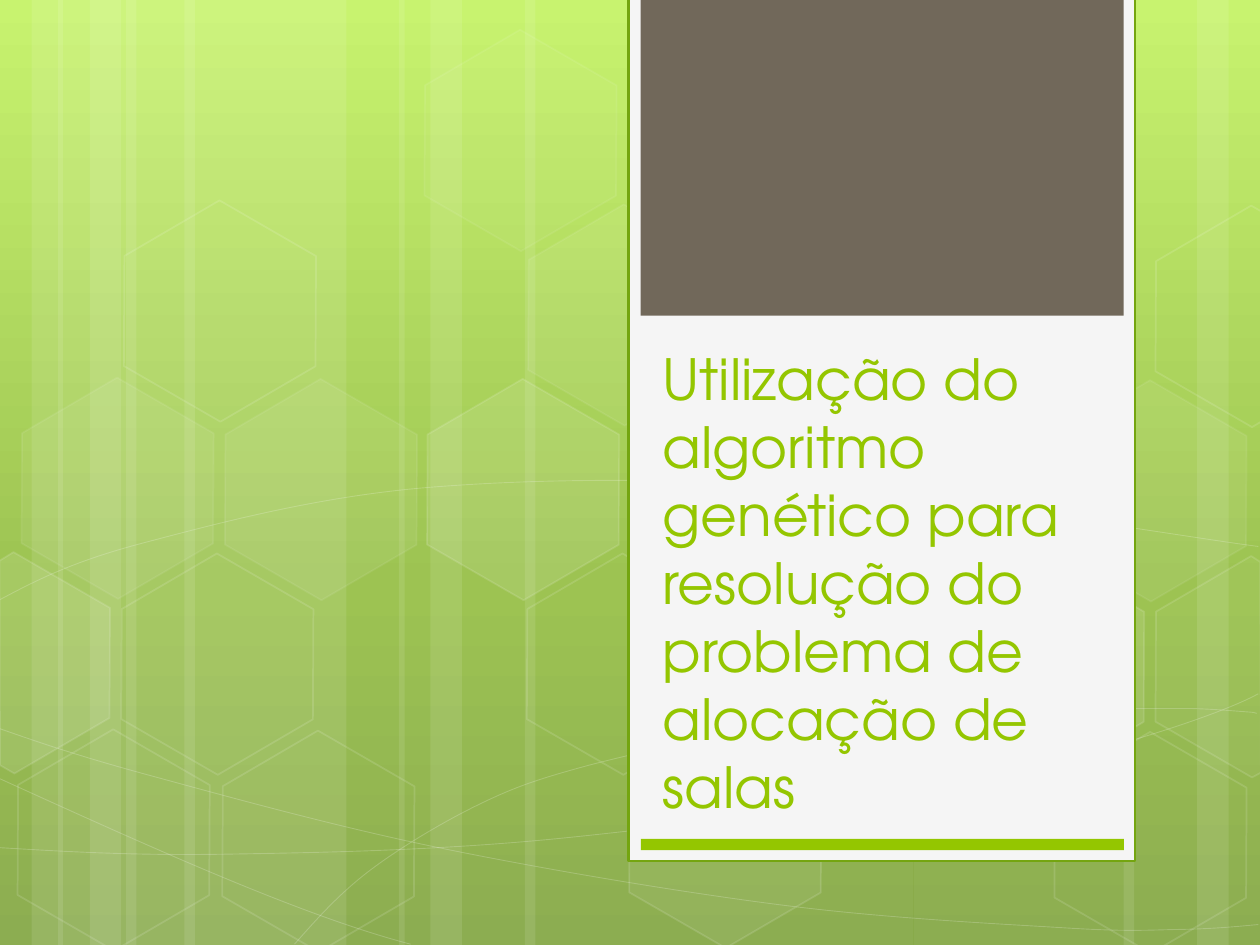
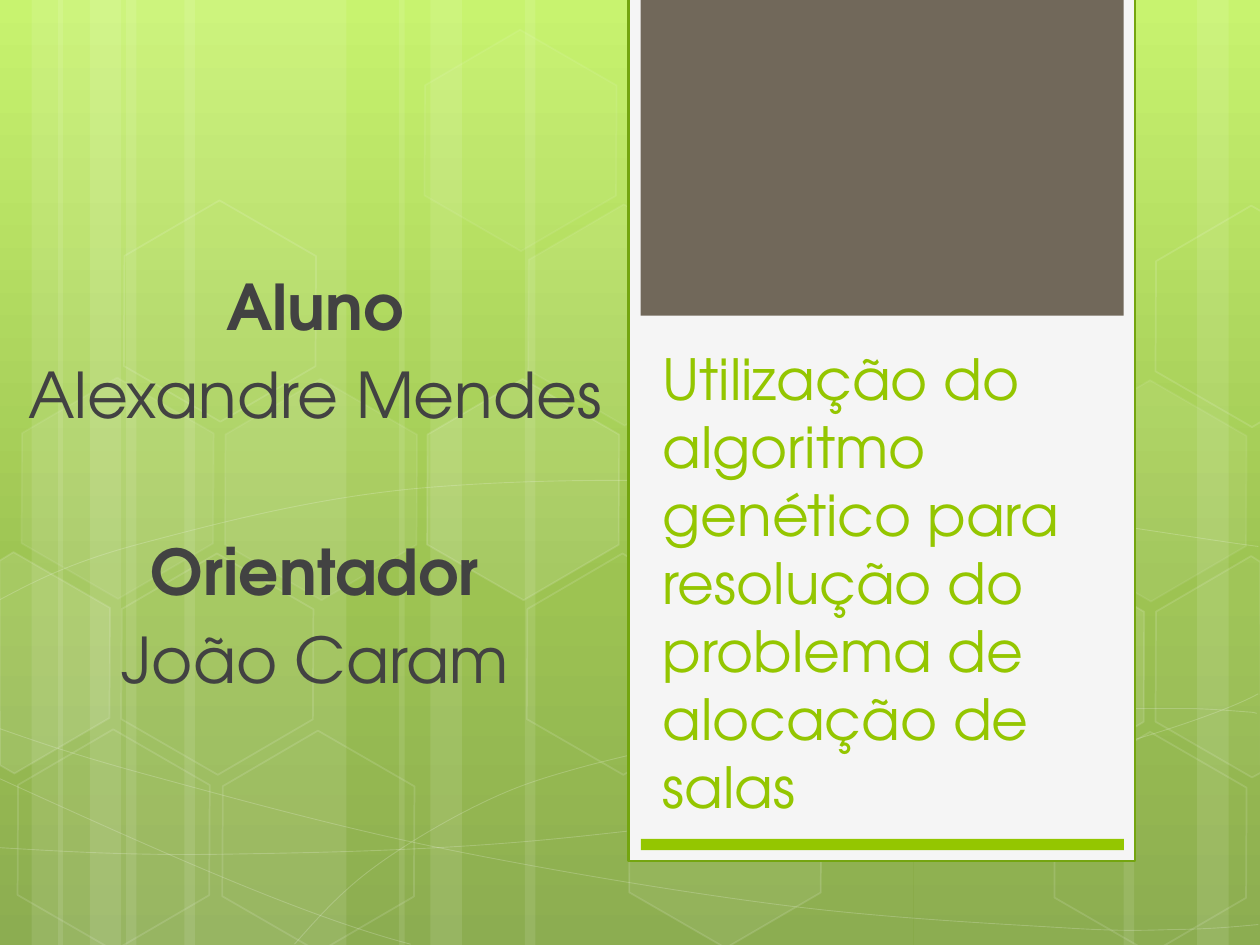
Before and after one commit to alexandregme/tcc2, a slide deck: slide 1 of Apresentação.pptx. Drawn at 1260x945 pixels with LibreOffice and Linux fonts; fonts in the diff are those of the drawing. Boxes give left, top, right and bottom in pixels: in the first picture for what was removed or moved away, otherwise in the second. Text is boxed around its words. In the diff, an @@ line names an element or a change of style, - is before the commit and + after.

```diff
--- a/Apresentação.pptx
+++ b/Apresentação.pptx
@@ text added at <box>28,283,602,684</box>, 36 pt, text #424242 @@
+Aluno
+Alexandre Mendes
+Orientador
+João Caram
```
Also in this commit, not shown: 11 other slides changed, 6 slides added, 3 slides removed, 2 other files.
